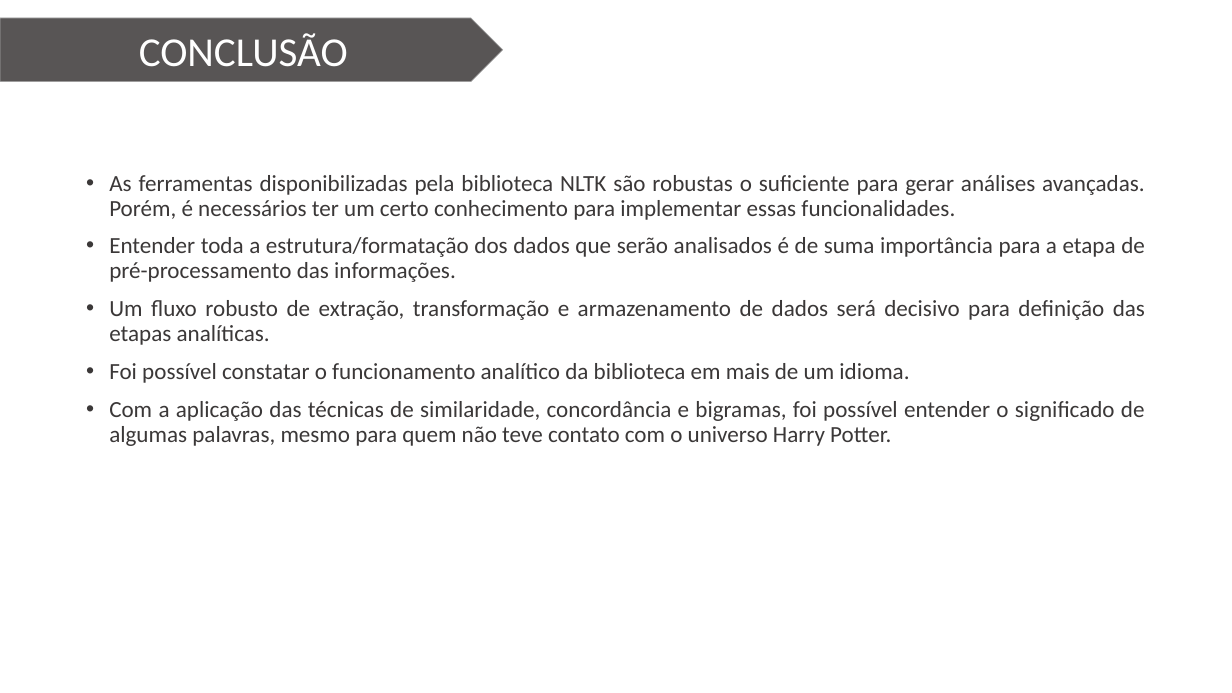
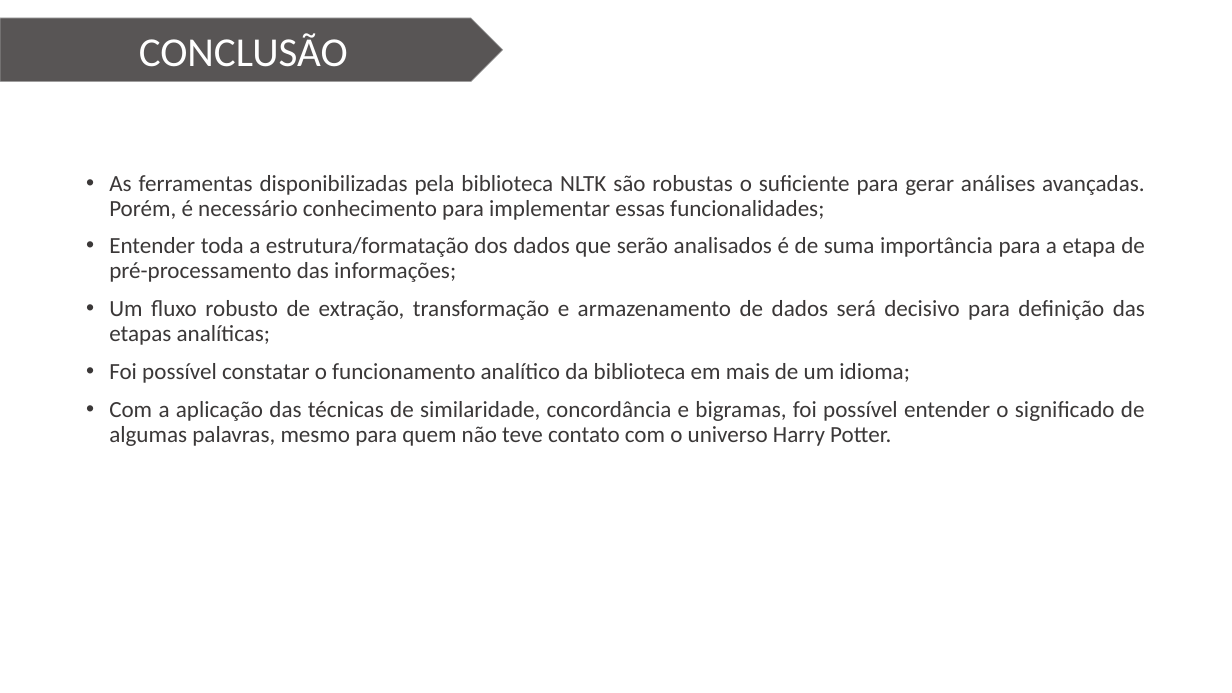
Before and after one commit to Wiryco/Natural-Language-Analysis-And-Processing, a slide deck: slide 14 of Apresentação/Apresentação TCC - Vinícius Andrade Lopes.pptx. Drawn at 1232x693 pixels with LibreOffice and Linux fonts; fonts in the diff are those of the drawing; background and template pictures are left out. Boxes give left, top, right and bottom in pixels: in the first picture for what was removed or moved away, otherwise in the second. Text is boxed around its words. In the diff, an @@ line names an element or a change of style, - is before the commit and + after.

```diff
--- a/Apresentação/Apresentação TCC - Vinícius Andrade Lopes.pptx
+++ b/Apresentação/Apresentação TCC - Vinícius Andrade Lopes.pptx
@@ text at [109,175,1145,383]: text changed @@
-• As ferramentas disponibilizadas pela biblioteca NLTK são robustas o suficiente para gerar análises avançadas. Porém, é necessários ter um certo conhecimento para implementar essas funcionalidades.
-• Entender toda a estrutura/formatação dos dados que serão analisados é de suma importância para a etapa de pré-processamento das informações.
-• Um fluxo robusto de extração, transformação e armazenamento de dados será decisivo para definição das etapas analíticas.
-• Foi possível constatar o funcionamento analítico da biblioteca em mais de um idioma.
+• As ferramentas disponibilizadas pela biblioteca NLTK são robustas o suficiente para gerar análises avançadas. Porém, é necessário conhecimento para implementar essas funcionalidades;
+• Entender toda a estrutura/formatação dos dados que serão analisados é de suma importância para a etapa de pré-processamento das informações;
+• Um fluxo robusto de extração, transformação e armazenamento de dados será decisivo para definição das etapas analíticas;
+• Foi possível constatar o funcionamento analítico da biblioteca em mais de um idioma;
```
Also in this commit, not shown: 11 other slides changed.
